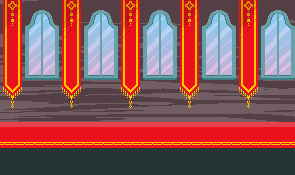
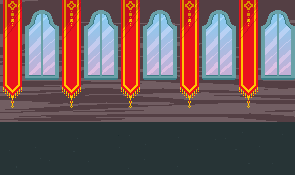
Layer changes from the first (295, 175) image to the second:
hid "platform 1" over [0, 122, 59, 148]
hid "platform 1(2)" over [0, 122, 295, 148]
